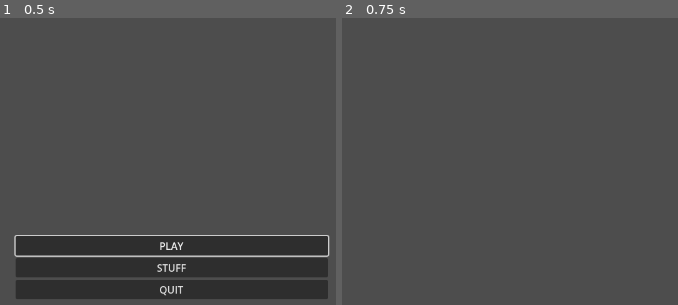
Above: before the commit, frames 1-2 (left to right).
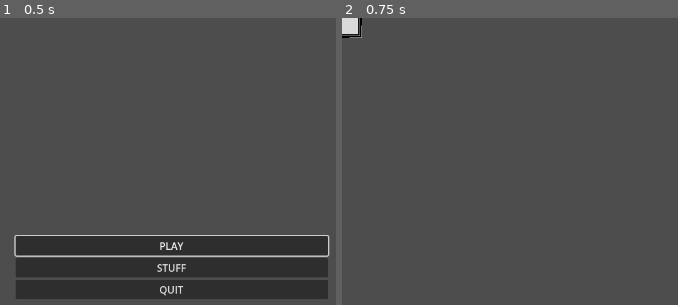
Above: after the commit, the same moments.

Repository: Graunder/ggj24
Game: Godot game, scene res://Assets/Scenes/main.tscn
The game is run twice, just before and just after one commit, with the same random seed, the same clock (stepped at 60 frames per second) and the same inputs.
Inputs:
- Up to frame 1 (0.5 s): no input
- Up to frame 2 (0.75 s): click "PLAY" at 0.5 s

Frame 1 is identical in both runs. In frame 2, 0.4% of the frame differs, in the area x 0-6%, y 0-7%.

Commit message:
temp sprites, stick movement controlls

Diff:
--- a/Assets/Scenes/Levels/DEV_Level.tscn
+++ b/Assets/Scenes/Levels/DEV_Level.tscn
@@ -1,3 +1,26 @@
-[gd_scene format=3 uid="uid://be2541wnqotc2"]
+[gd_scene load_steps=5 format=3 uid="uid://be2541wnqotc2"]
+
+[ext_resource type="Script" path="res://Assets/Scripts/Player.gd" id="1_px25y"]
+[ext_resource type="Texture2D" uid="uid://cq1l0ppum40q6" path="res://Assets/Textures/Sprites/Temp_Player.png" id="1_wpugi"]
+
+[sub_resource type="RectangleShape2D" id="RectangleShape2D_pfkx7"]
+size = Vector2(64, 64)
+
+[sub_resource type="RectangleShape2D" id="RectangleShape2D_akmyt"]
+size = Vector2(68, 68)
 
 [node name="DevLevel" type="Node2D"]
+
+[node name="CharacterBody2D" type="CharacterBody2D" parent="."]
+script = ExtResource("1_px25y")
+
+[node name="CollisionShape2D" type="CollisionShape2D" parent="CharacterBody2D"]
+shape = SubResource("RectangleShape2D_pfkx7")
+
+[node name="Sprite2D" type="Sprite2D" parent="CharacterBody2D"]
+texture = ExtResource("1_wpugi")
+
+[node name="Area2D" type="Area2D" parent="CharacterBody2D"]
+
+[node name="CollisionShape2D" type="CollisionShape2D" parent="CharacterBody2D/Area2D"]
+shape = SubResource("RectangleShape2D_akmyt")
--- /dev/null
+++ b/Assets/Scripts/Player.gd
@@ -0,0 +1,17 @@
+extends CharacterBody2D
+
+var moveSpeed = 500
+
+func _physics_process(delta):
+
+	var direction_x = Input.get_axis("left", "right")
+	var direction_y = Input.get_axis("forward", "backward")
+	velocity.x = 0
+	velocity.y = 0
+
+	if direction_x:
+		velocity.x = direction_x * moveSpeed
+	if direction_y:
+		velocity.y = direction_y * moveSpeed
+
+	move_and_slide()
Not shown, added: Assets/Textures/Sprites/Temp_Ground.png.import
Not shown, added: Assets/Textures/Sprites/Temp_Player.png.import
Not shown, added: Assets/Textures/Sprites/Temp_Wall.png.import
